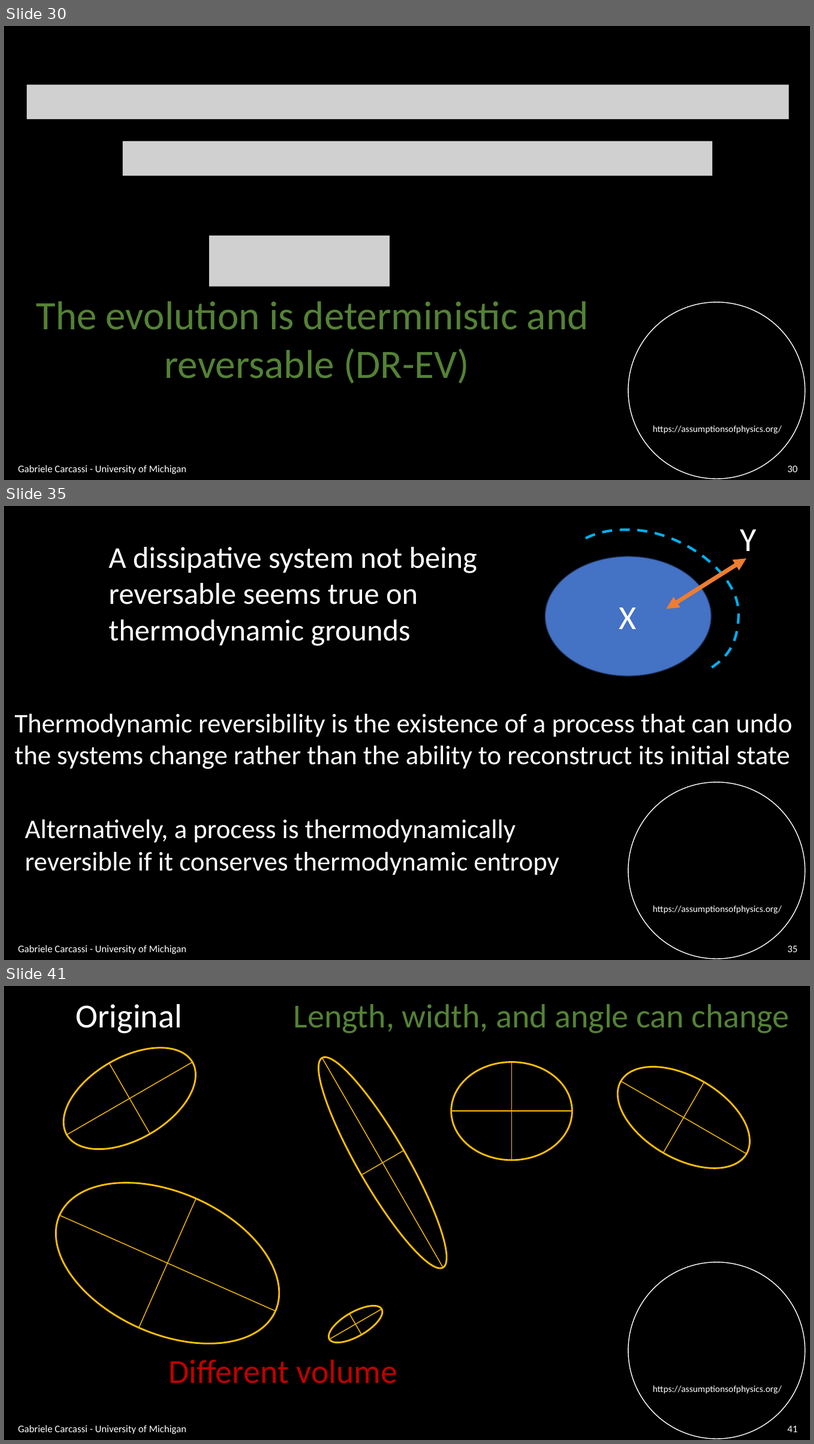
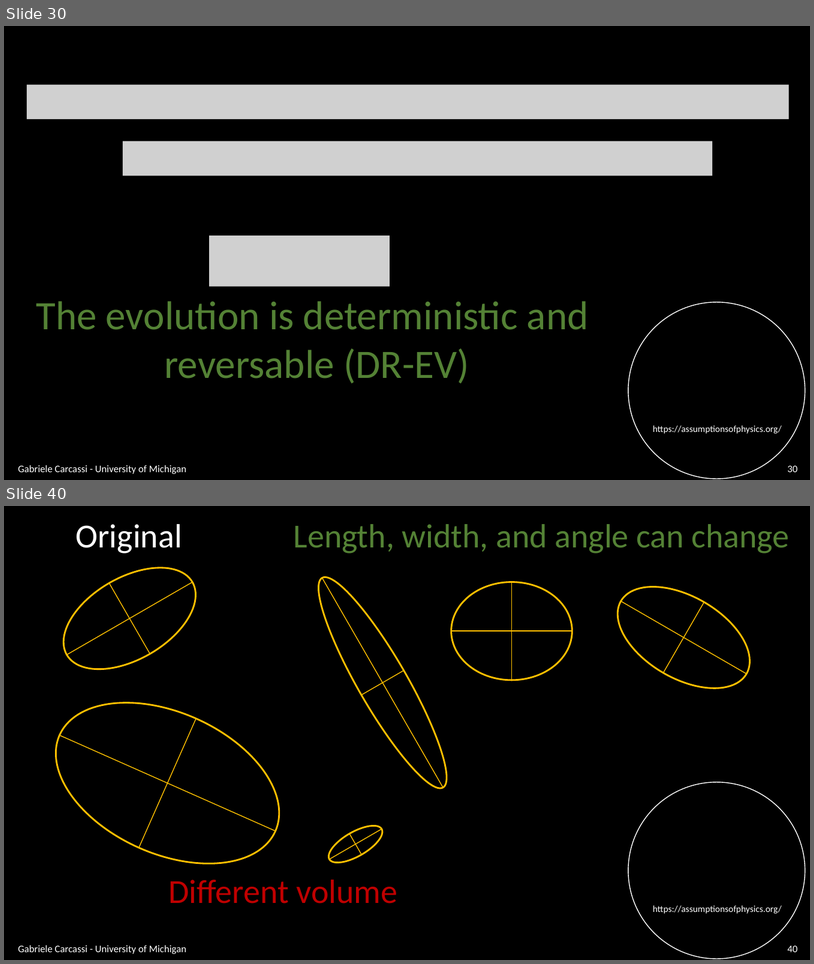
Before and after one commit to assumptionsofphysics/slides, a slide deck: BookCompanions-v2/RP-Class-3.pptx. Shown one above the other, each under a label of ours: slides 30, 35 and 41 before the commit, slides 30 and 40 after it; the slides between them are not shown. The pictures are 814x1444 and 814x964 pixels, drawn with LibreOffice and Linux fonts; fonts in the diff are those of the drawing; grey boxes stand for pictures; background and template pictures are left out. Boxes give left, top, right and bottom in pixels: in the first picture for what was removed or moved away, otherwise in the second. Text is boxed around its words. In the diff, an @@ line names an element or a change of style, - is before the commit and + after.

```diff
--- a/BookCompanions-v2/RP-Class-3.pptx
+++ b/BookCompanions-v2/RP-Class-3.pptx
@@ slide 35 removed at [4, 506, 810, 960], background #000000; not listed: 2 template elements that a slide beside it also shows @@
@@ group removed at [545, 529, 757, 676]: 2 texts, 1 ellipse, 1 freeform shape @@
-Y
-X
@@ text removed at [109, 547, 477, 646] @@
-A dissipative system not being
-reversable seems true on
-thermodynamic grounds
@@ double arrow removed from (667, 609) to (747, 559) @@
@@ text removed at [15, 714, 792, 769] @@
-Thermodynamic reversibility is the existence of a process that can undo
-the systems change rather than the ability to reconstruct its initial state
@@ text removed at [25, 819, 560, 875] @@
-Alternatively, a process is thermodynamically
-reversible if it conserves thermodynamic entropy
@@ text removed at [18, 945, 186, 954] @@
-Gabriele Carcassi - University of Michigan
@@ page number removed at [788, 945, 798, 952] @@
-35
@@ what was slide 41 is now slide 40 @@
@@ page number at [788, 945, 798, 952]: text changed @@
-41
+40
```
Also in this commit, not shown: 6 slides changed, 1 other slide removed, 1 other file.
